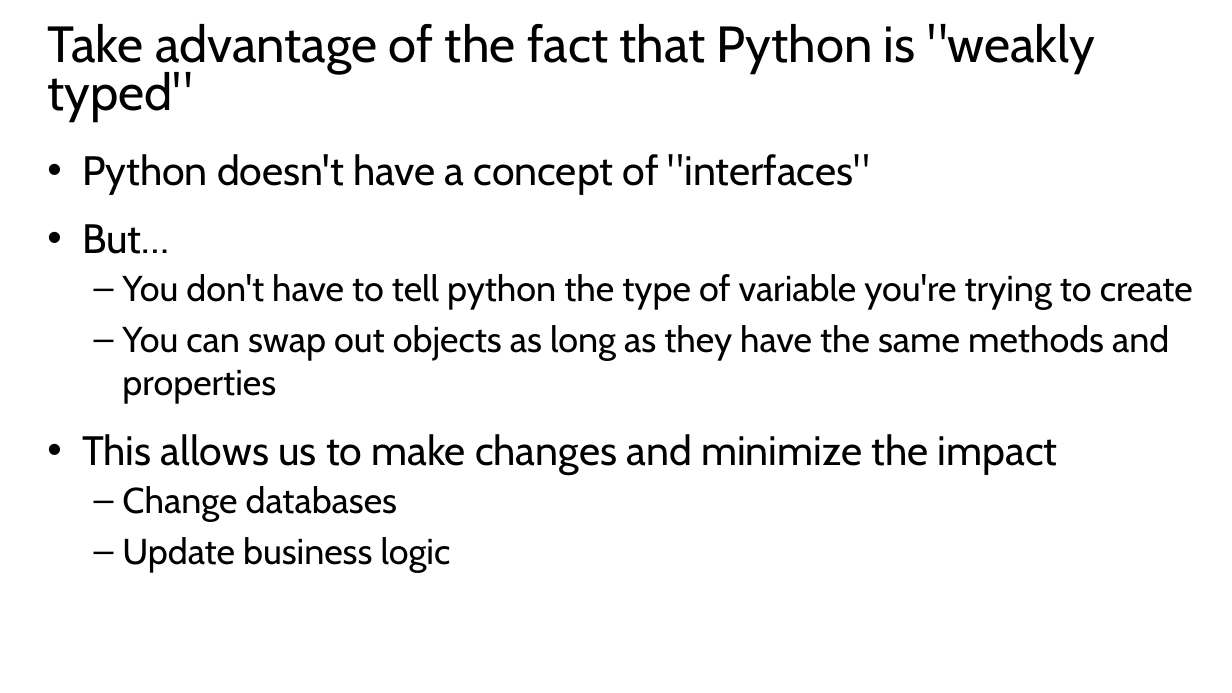
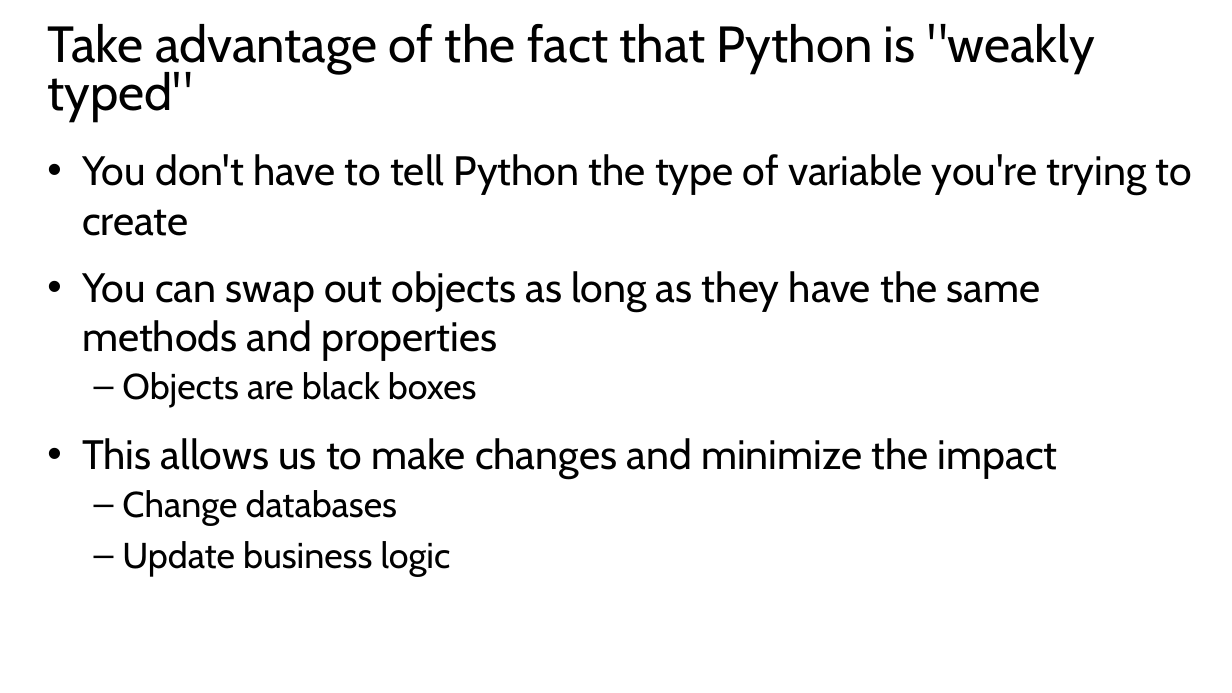
Before and after one commit to mkscala/AdvancedFlask, a slide deck: slide 23 of Slides/Module 2 - Object Oriented Programming.pptx (slide 21 before the commit). Drawn at 1232x693 pixels with LibreOffice and Linux fonts; fonts in the diff are those of the drawing. Boxes give left, top, right and bottom in pixels: in the first picture for what was removed or moved away, otherwise in the second. Text is boxed around its words. In the diff, an @@ line names an element or a change of style, - is before the commit and + after.

```diff
--- a/Slides/Module 2 - Object Oriented Programming.pptx
+++ b/Slides/Module 2 - Object Oriented Programming.pptx
@@ text at box(82, 154, 1192, 236): text changed; size 28 to 32 pt @@
-• Python doesn't have a concept of "interfaces"
-• But…
-  – You don't have to tell python the type of variable you're trying to create
+• You don't have to tell Python the type of variable you're trying to create
@@ text at box(82, 271, 1041, 361): size 28 to 32 pt in "You can swap out objects as long ..."; bullet – to •; list level 2 to 1 in "You can swap out objects ..." @@
@@ text at box(122, 372, 477, 408): paragraph added @@
+  – Objects are black boxes
```
Also in this commit, not shown: 9 other slides changed, 5 slides added, 3 other files.
